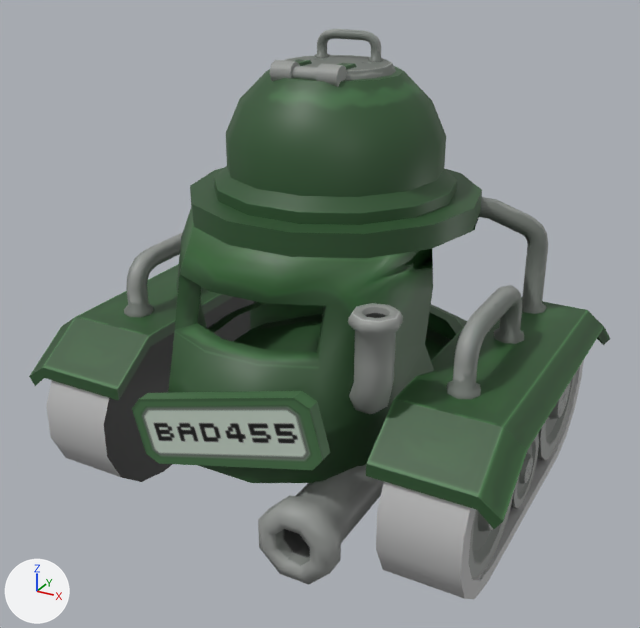
The FBX model Art/Blob Tank.fbx as it was, and as the next commit left it.
One viewpoint serves both versions: a 50 mm camera at (0.0411, -0.0779, 0.0569) aimed at (-0.0004, -0.0024, 0.0191). Every picture has the same lights, and +X, +Y and +Z are marked at lower left. Where no turn or scale is listed for an object, it has been applied to the vertices.

Names of what the first picture shows: 'Left_Treads', 'Right_Treads', 'Tank_Base1', 'Tank_Shiny_Parts1', 'Turret_Base', 'Wheel_6', 'Wheel_7', 'Wheel_9'.
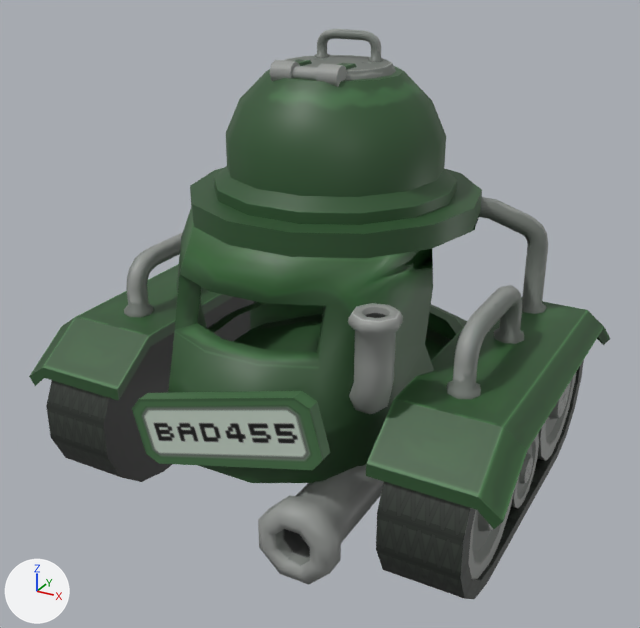
Pixel boxes [x1, y1, x2, y2] of what changed, in the pictures (640 x 628 px):
'Right_Treads', recoloured (grey to black): [376, 360, 584, 599] in both
'Left_Treads', recoloured (grey to black): [46, 380, 121, 477] in both

What changed in the scene script:
```text
Add img_treads_png:
    img_treads_png = load_image('Treads.png', 'Treads.png', 512, 512, 'sRGB')
Add mat_tires:
    mat_tires = principled_material('Tires')
    mat_tires.texture = img_treads_png  # with its transparency
Change me_mesh_011:
    where me_mesh_011.from_pydata(...)  # 104 vertices, 78 faces; spans x 0.0..0.0078, y 0.0..0.0411, z -0.0106..0.0067
    remove me_mesh_011.materials.append(mat_lambert2)  # grey #bcbcbc
    add me_mesh_011.materials.append(mat_tires)  # picture img_treads_png
Change me_mesh_010:
    where me_mesh_010.from_pydata(...)  # 104 vertices, 78 faces; spans x -0.0078..0.0, y 0.0..0.0411, z -0.0106..0.0067
    remove me_mesh_010.materials.append(mat_lambert2)  # grey #bcbcbc
    add me_mesh_010.materials.append(mat_tires)  # picture img_treads_png
```
